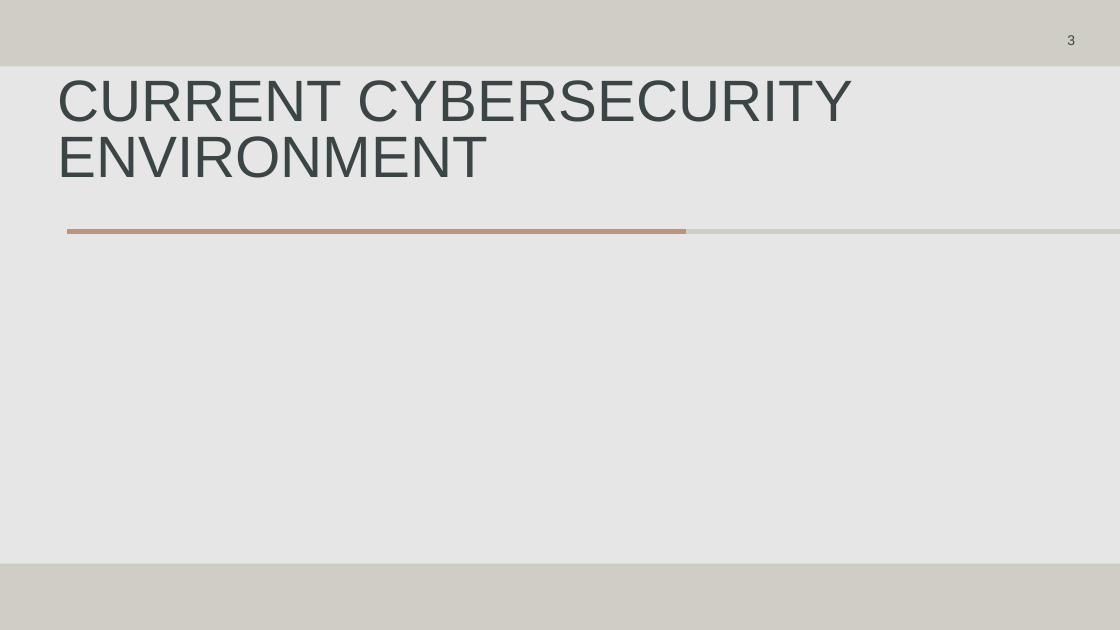
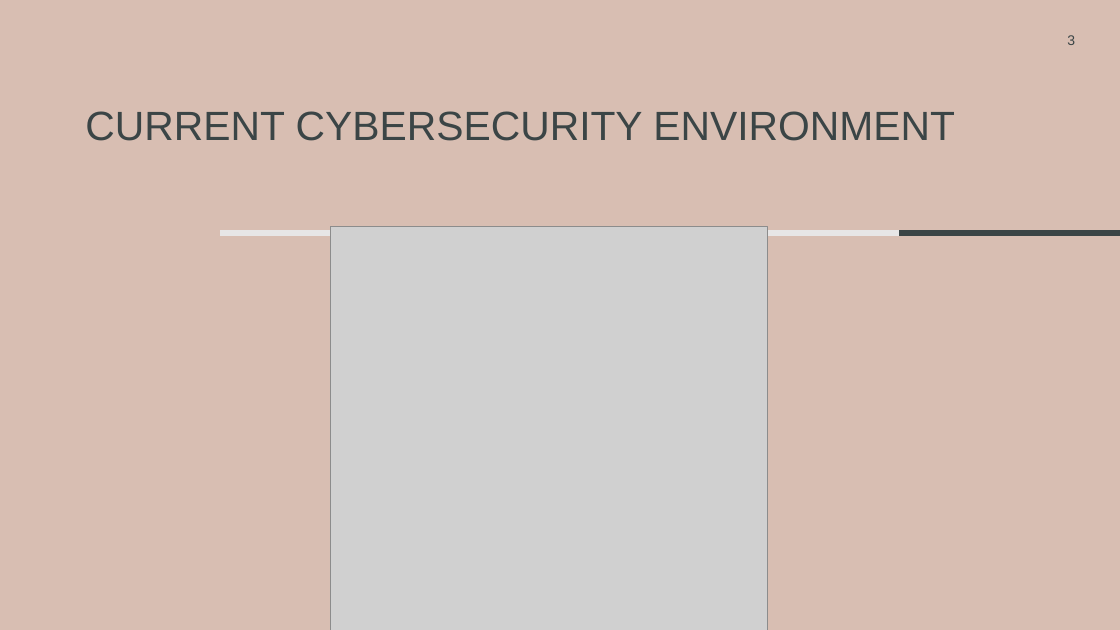
Before and after one commit to rcoon1/GCU-Masters, a slide deck: slide 3 of CYB-690/Topic 2/Security Framework RCoon.pptx. Drawn at 1120x630 pixels with LibreOffice and Linux fonts; fonts in the diff are those of the drawing; grey boxes stand for pictures. Boxes give left, top, right and bottom in pixels: in the first picture for what was removed or moved away, otherwise in the second. Text is boxed around its words. In the diff, an @@ line names an element or a change of style, - is before the commit and + after.

```diff
--- a/CYB-690/Topic 2/Security Framework RCoon.pptx
+++ b/CYB-690/Topic 2/Security Framework RCoon.pptx
@@ background #D0CDC5 to #D8BEB2 @@
@@ page number at [1067,35,1075,45]: more space between paragraphs @@
@@ rectangle removed at [0,66,1120,564] @@
@@ title "CURRENT CYBERSECURITY ENVIRONMENT": place and size @@
-title "CURRENT CYBERSECURITY ENVIRONMENT" at [57,80,853,178]
+title "CURRENT CYBERSECURITY ENVIRONMENT" at [85,111,955,141]
@@ title "CURRENT CYBERSECURITY ENVIRONMENT" at [85,111,955,141]: size 50 to 35 pt; vertical alignment top to middle @@
@@ line removed from (686, 232) to (67, 232) @@
@@ line added from (220, 233) to (900, 233), #E7E6E6 4.5 pt @@
@@ picture added at [330,227,768,630] @@
@@ line removed from (1120, 232) to (685, 232) @@
@@ line added from (900, 233) to (1120, 233), #3B4546 4.5 pt @@
```
Also in this commit, not shown: 2 other slides changed, 9 slides added, 2 slides removed.
